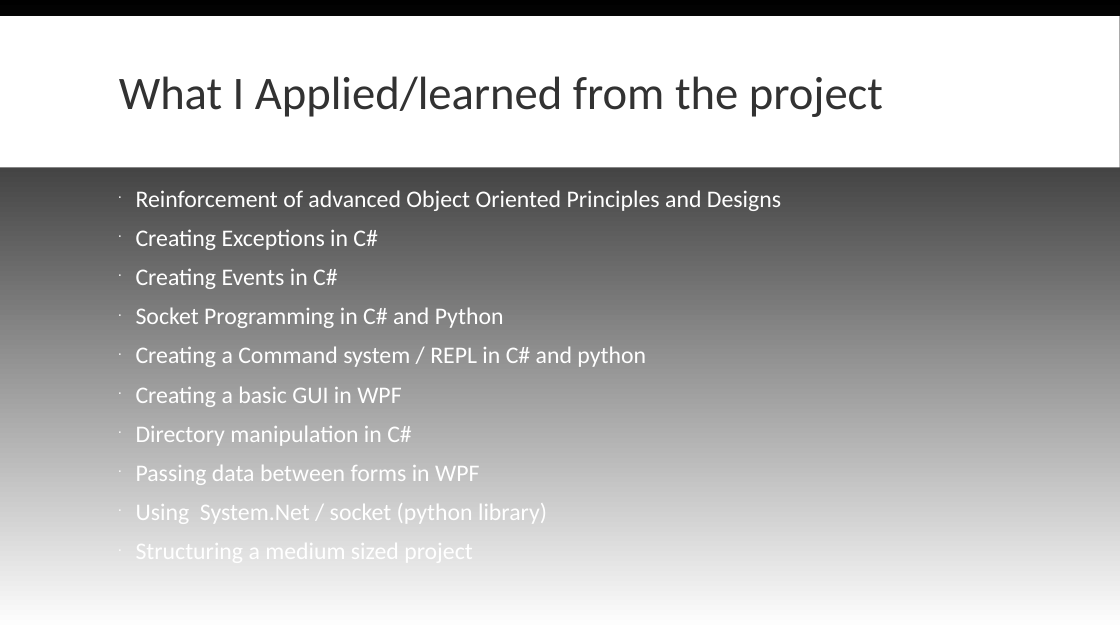
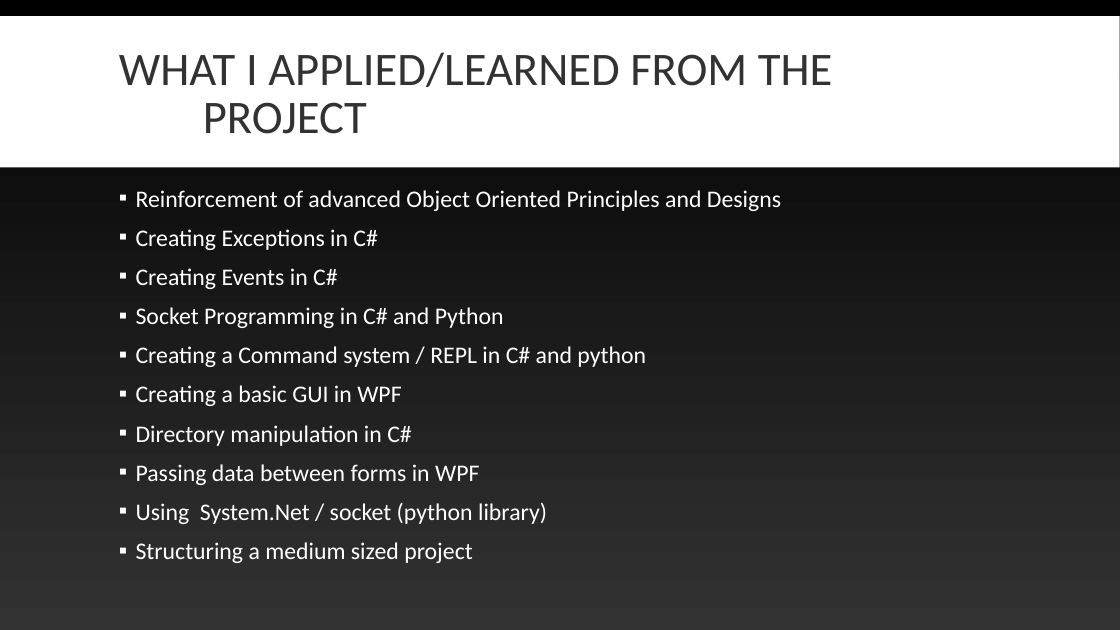
Before and after one commit to Blankpanda/chat_client, a slide deck: slide 34 of powerpoint/resources/Final Presentation Caleb Ellis.ppt. Drawn at 1120x630 pixels with LibreOffice and Linux fonts; fonts in the diff are those of the drawing. Boxes give left, top, right and bottom in pixels: in the first picture for what was removed or moved away, otherwise in the second. Text is boxed around its words. In the diff, an @@ line names an element or a change of style, - is before the commit and + after.

```diff
--- a/powerpoint/resources/Final Presentation Caleb Ellis.ppt
+++ b/powerpoint/resources/Final Presentation Caleb Ellis.ppt
@@ background gradient #000000 to #FFFFFF to gradient #000000 to #323232 @@
@@ title at (119,52,833,134): text changed @@
-What I Applied/learned from the project
+WHAT I APPLIED/LEARNED FROM THE PROJECT
```
Also in this commit, not shown: 36 other slides changed, 2 slides added, 2 slides removed, 4 other files.
